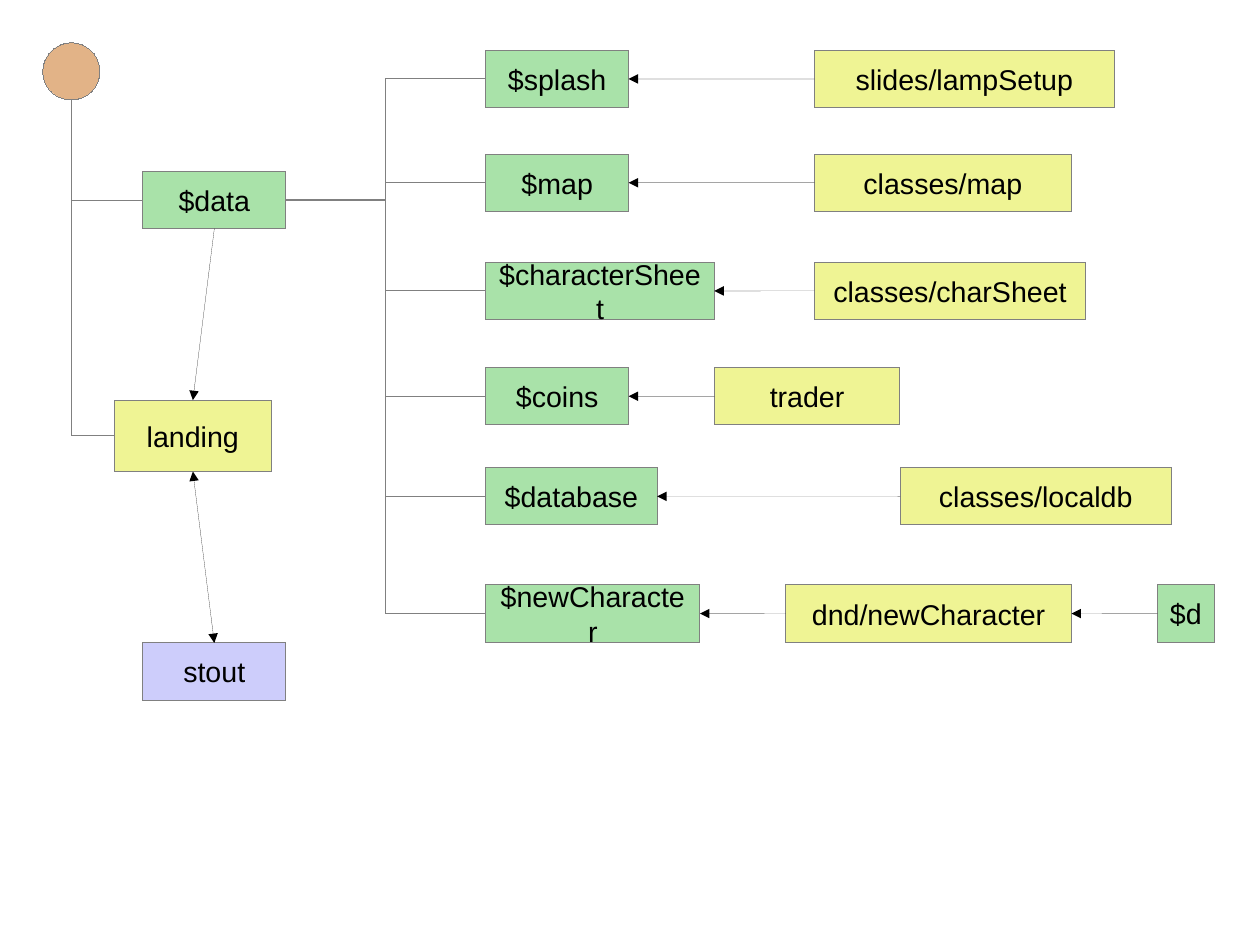
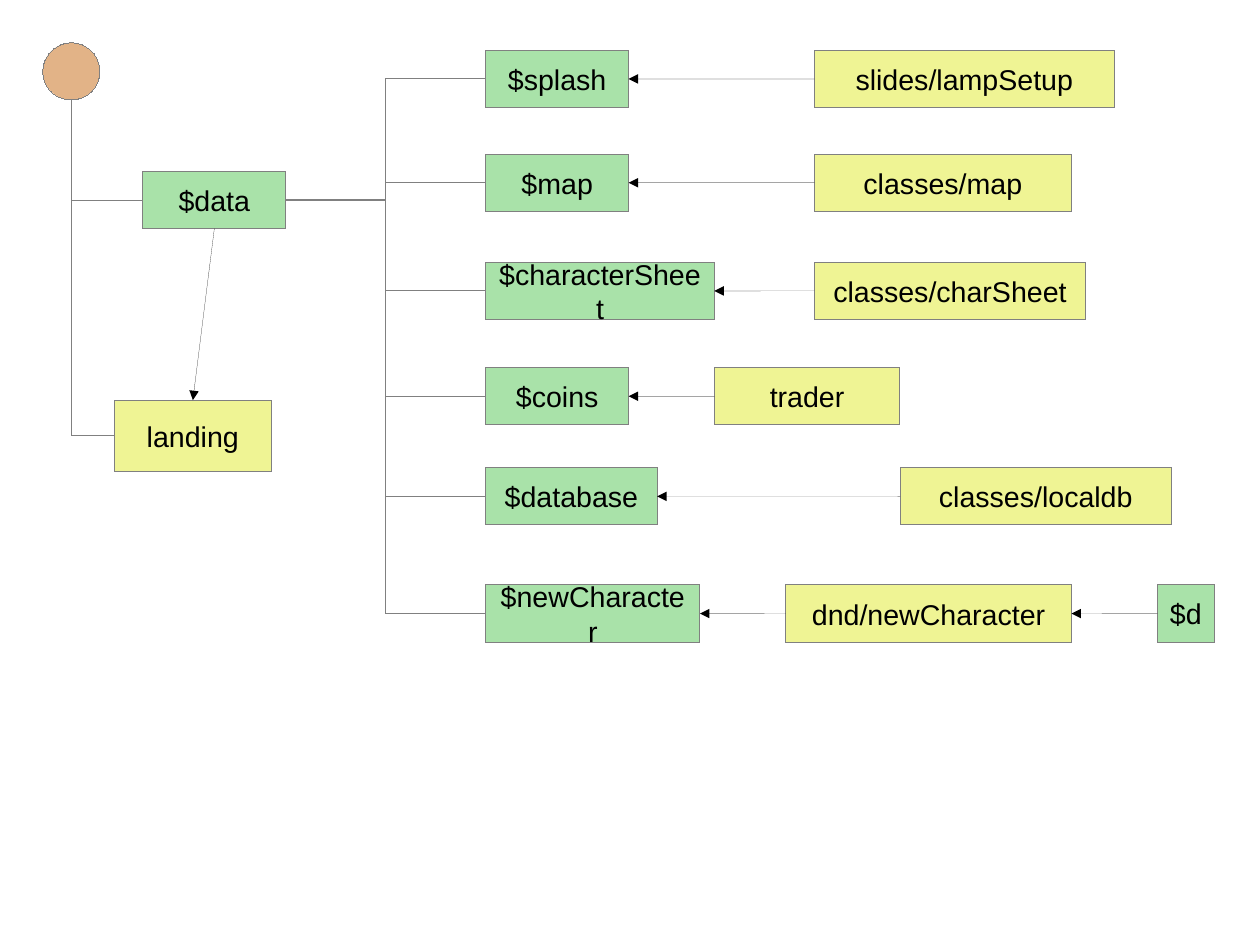
Before and after one commit to JamesLeB/Stout, a slide deck: slide 5 of Documents/Stout.odp. Drawn at 1260x945 pixels with LibreOffice and Linux fonts; fonts in the diff are those of the drawing. Boxes give left, top, right and bottom in pixels: in the first picture for what was removed or moved away, otherwise in the second. Text is boxed around its words. In the diff, an @@ line names an element or a change of style, - is before the commit and + after.

```diff
--- a/Documents/Stout.odp
+++ b/Documents/Stout.odp
@@ double arrow removed from (193, 472) to (215, 644) @@
@@ rectangle removed at bbox=[143, 643, 286, 700] @@
-stout
```
Also in this commit, not shown: 1 slide added.
